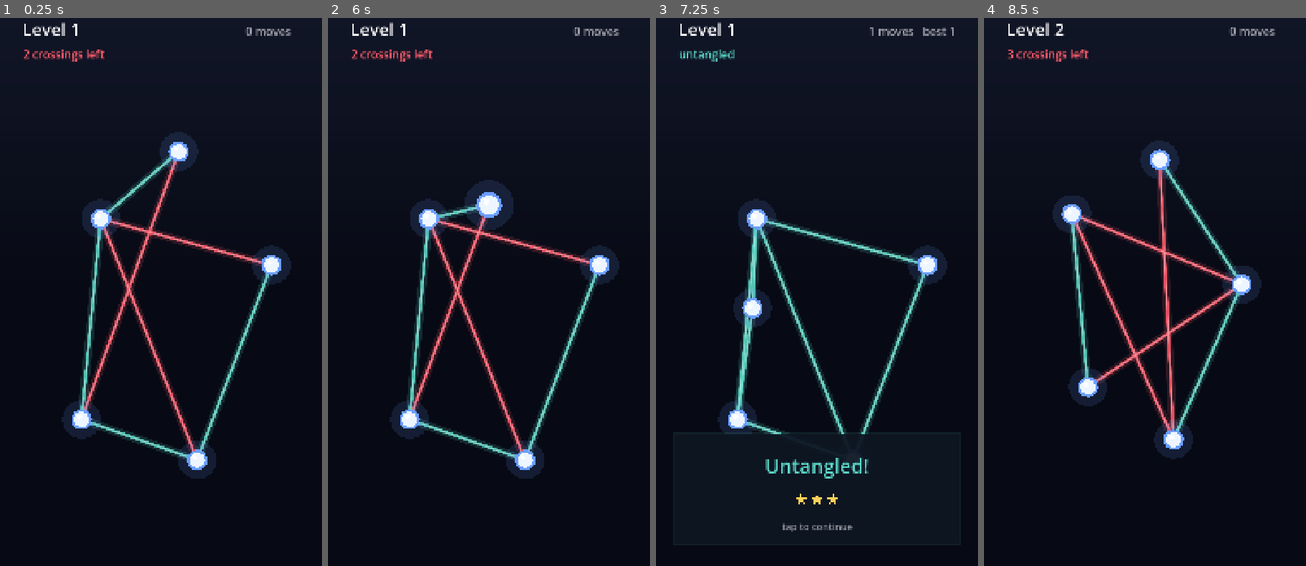
Above: before the commit, frames 1-4 (left to right).
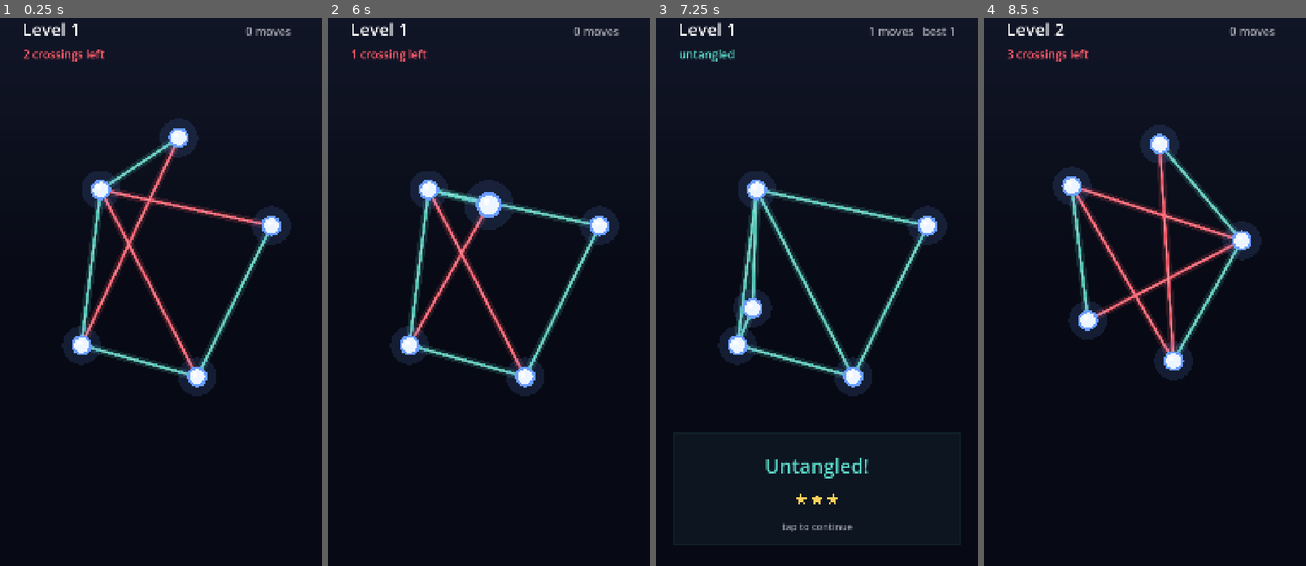
Above: after the commit, the same moments.

Repository: jelonman/pinfall-ios
Game: Godot game, scene res://scenes/Main.tscn
The game is run twice, just before and just after one commit, with the same random seed, the same clock (stepped at 60 frames per second) and the same inputs.
Inputs (mouse positions are in pixels of both pictures, inside the frame that each line leads up to):
- Up to frame 1 (0.25 s): no input
- Up to frame 2 (6 s): tap Enter at 0.5, 2, 3.5 s; move the mouse to (472, 396) at 0.52 s; click (472, 396) at 0.67 s; tap Space at 1.25, 2.75, 4.25 s; drag from (585, 363) to (472, 396) at 1.27 s; move the mouse to (392, 193) at 2.02 s; hold S 2.03-2.75 s; drag from (505, 281) to (392, 193) at 2.77 s; move the mouse to (440, 138) at 3.52 s; hold S 3.53-4.25 s; drag from (559, 248) to (440, 138) at 4.27 s; move the mouse to (424, 308) at 5.02 s; click (424, 308) at 5.17 s; drag from (521, 155) to (424, 308) at 5.77 s
- Up to frame 3 (7.25 s): move the mouse to (800, 396) at 6.52 s
- Up to frame 4 (8.5 s): drag from (1241, 363) to (1128, 396) at 7.27 s; move the mouse to (1048, 193) at 8.02 s; hold S from 8.03 s (still down)

The runs differ from the first frame. In frame 1, 14% of the frame differs, in the area x 19-91%, y 18-85%; in frame 2, 12%; in frame 3, 9.7%; in frame 4, 13%.

Commit message:
untangle: the export options named the wrong bundle id, and the win card covered a peg
The workflow was derived from the Gate Rush one with a sed on 'gate-rush', which does not touch
'com.piotraiventures.gaterush' — so exportArchive looked for a profile keyed to Gate Rush's
bundle and answered 'Untangle.app requires a provisioning profile'. A rename that works on the
hyphenated name and misses the unhyphenated one is the whole failure.

Also: the board now ends above the win card. Measured on a captured solve, where the card sat
over the lowest peg.

Diff:
--- a/untangle/scripts/game.gd
+++ b/untangle/scripts/game.gd
@@ -42,6 +42,26 @@
 	_build(level)
 	set_process(true)
 	set_process_input(true)
+	# Capture hook. Xvfb has no window manager, so no keystroke ever reaches this window and an
+	# input-driven capture cannot be scripted there; this runs the real solve path on a timer
+	# instead. Gated on an env var that no shipped build sets.
+	if OS.has_environment("UNTANGLE_AUTOSOLVE"):
+		var t := Timer.new()
+		t.wait_time = float(OS.get_environment("UNTANGLE_AUTOSOLVE"))
+		t.one_shot = true
+		t.timeout.connect(_autosolve)
+		add_child(t)
+		t.start()
+
+
+func _autosolve() -> void:
+	for i in pos.size():
+		pos[i] = _norm_to_screen(solved_norm[i])
+	moves += 1
+	_recount()
+	if hot.is_empty():
+		_win()
+	queue_redraw()
 
 
 func _norm_to_screen(p: Vector2) -> Vector2:
@@ -54,7 +74,9 @@
 	# player cannot reach, and this genre is all reach.
 	var m := vp.x * 0.13
 	var top := vp.y * 0.17
-	var bottom := vp.y * 0.12
+	# The win card occupies the bottom 23% of the screen; the board has to end above it or the
+	# message covers the peg the player just placed. Measured against a captured solve, not guessed.
+	var bottom := vp.y * 0.28
 	field = Rect2(Vector2(m, top), Vector2(vp.x - m * 2.0, vp.y - top - bottom))
 
 
@@ -96,6 +118,19 @@
 
 
 func _input(event: InputEvent) -> void:
+	# Playtest/capture hook, gated on the same env var as the SOLUTION print: press S to place
+	# every peg at its solved point and run the real win path. It calls nothing the player cannot
+	# reach by dragging, and it does not exist in a normal launch.
+	if OS.has_environment("UNTANGLE_SOLUTION") and event is InputEventKey and event.pressed \
+		and event.keycode == KEY_S and not won:
+		for i in pos.size():
+			pos[i] = _norm_to_screen(solved_norm[i])
+		moves += 1
+		_recount()
+		if hot.is_empty():
+			_win()
+		queue_redraw()
+		return
 	if won:
 		if (event is InputEventScreenTouch and event.pressed) \
 			or (event is InputEventMouseButton and event.pressed):
Not shown, changed: .github/workflows/untangle-ios.yml
